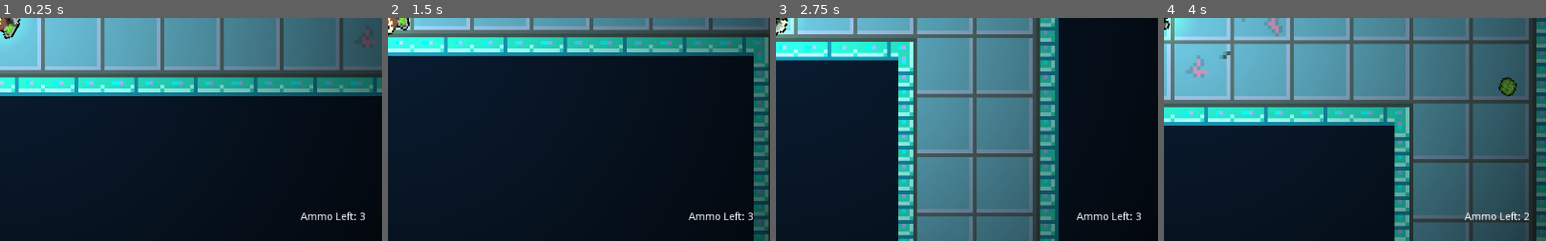
Above: before the commit, frames 1-4 (left to right).
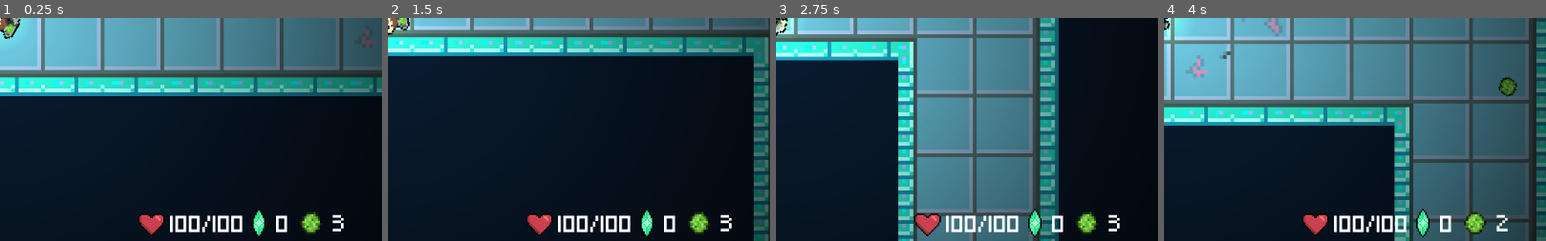
Above: after the commit, the same moments.

Repository: godofecht/Decomposition-Godofecht
Game: Godot game, scene res://World/Levels/Level1/Level1.tscn
The game is run twice, just before and just after one commit, with the same random seed, the same clock (stepped at 60 frames per second) and the same inputs. This scene is started directly instead of the project's main scene.
Inputs (mouse positions are % of the whole screen's width and height, from its top left):
- Up to frame 1 (0.25 s): no input
- Up to frame 2 (1.5 s): move the mouse to (72, 45) at 0.52 s; hold Right 0.53-1.28 s; hold S (KEY_DOWN) 0.53-1.28 s; tap Space at 0.77 s; move the mouse to (30, 55) at 1.27 s; hold Down from 1.28 s (still down); tap A (KEY_LEFT) at 1.35 s
- Up to frame 3 (2.75 s): tap Space at 1.52 s; move the mouse to (60, 28) at 2.02 s; release Down at 2.03 s; hold Right from 2.03 s (still down); hold D (KEY_RIGHT) from 2.03 s (still down)
- Up to frame 4 (4 s): move the mouse to (45, 70) at 2.77 s; release Right at 2.78 s; release D (KEY_RIGHT) at 2.78 s; hold Up 2.78-3.53 s; tap W (KEY_UP) at 2.85 s; tap Space at 3.02, 3.77 s; move the mouse to (80, 65) at 3.52 s; hold Left from 3.53 s (still down); click (80, 65) at 3.6 s
The pictures show only the part of the screen within x 50-100%, y 50-100%; the shares and areas given below are measured in that part.

The runs differ from the first frame. In frame 1, 2.6% of the frame differs, in the area x 36-96%, y 86-98%; in frame 2, 2.6%; in frame 3, 2.7%; in frame 4, 2.7%, in the area x 36-96%, y 85-99%.

Commit message:
added player ui

Diff:
--- a/World/Levels/Level1/Level1.gd
+++ b/World/Levels/Level1/Level1.gd
@@ -24,7 +24,7 @@
 			A2D[1].open()
 
 func _on_Player_AmmoChange(value) -> void:
-	AmmoUI.text = "Ammo Left: %s" % value
+	AmmoUI.text = "%s" % value
 
 
 func _on_BossTrigger_body_entered(body: Node) -> void:
--- a/World/Levels/Level1/Level1.tscn
+++ b/World/Levels/Level1/Level1.tscn
@@ -1,7 +1,8 @@
-[gd_scene load_steps=64 format=2]
+[gd_scene load_steps=78 format=2]
 
 [ext_resource path="res://World/WorldTileset.png" type="Texture" id=1]
 [ext_resource path="res://Shader/Rectangle 1.png" type="Texture" id=2]
+[ext_resource path="res://Bullet/Bacteria_Particles.png" type="Texture" id=3]
 [ext_resource path="res://World/Camera2D.gd" type="Script" id=4]
 [ext_resource path="res://World/Levels/Level1/Level1.gd" type="Script" id=5]
 [ext_resource path="res://World/NextLevelNode/NextLevel.tscn" type="PackedScene" id=6]
@@ -13,6 +14,9 @@
 [ext_resource path="res://Turret/Turret.tscn" type="PackedScene" id=12]
 [ext_resource path="res://World/Door/Door.tscn" type="PackedScene" id=13]
 [ext_resource path="res://Player/Player.tscn" type="PackedScene" id=14]
+[ext_resource path="res://World/Fonts/Pixeled.ttf" type="DynamicFontData" id=15]
+[ext_resource path="res://Crystal/Crystal.png" type="Texture" id=16]
+[ext_resource path="res://World/Heart.png" type="Texture" id=17]
 
 [sub_resource type="ConvexPolygonShape2D" id=1]
 points = PoolVector2Array( 0, 0, 16, 0, 16, 16, 0, 16 )
@@ -522,7 +526,59 @@
 3/shapes = [  ]
 3/z_index = 0
 
-[sub_resource type="RectangleShape2D" id=51]
+[sub_resource type="DynamicFont" id=54]
+size = 18
+font_data = ExtResource( 15 )
+
+[sub_resource type="AtlasTexture" id=50]
+atlas = ExtResource( 3 )
+region = Rect2( 0, 0, 16, 16 )
+
+[sub_resource type="AtlasTexture" id=51]
+atlas = ExtResource( 3 )
+region = Rect2( 16, 0, 16, 16 )
+
+[sub_resource type="SpriteFrames" id=52]
+animations = [ {
+"frames": [ SubResource( 50 ), SubResource( 51 ) ],
+"loop": true,
+"name": "default",
+"speed": 5.0
+} ]
+
+[sub_resource type="AtlasTexture" id=55]
+atlas = ExtResource( 16 )
+region = Rect2( 0, 0, 32, 32 )
+
+[sub_resource type="AtlasTexture" id=56]
+atlas = ExtResource( 16 )
+region = Rect2( 32, 0, 32, 32 )
+
+[sub_resource type="SpriteFrames" id=57]
+animations = [ {
+"frames": [ SubResource( 55 ), SubResource( 56 ) ],
+"loop": true,
+"name": "default",
+"speed": 5.0
+} ]
+
+[sub_resource type="AtlasTexture" id=58]
+atlas = ExtResource( 17 )
+region = Rect2( 0, 0, 18, 18 )
+
+[sub_resource type="AtlasTexture" id=59]
+atlas = ExtResource( 17 )
+region = Rect2( 18, 0, 18, 18 )
+
+[sub_resource type="SpriteFrames" id=60]
+animations = [ {
+"frames": [ SubResource( 58 ), SubResource( 59 ) ],
+"loop": true,
+"name": "default",
+"speed": 5.0
+} ]
+
+[sub_resource type="RectangleShape2D" id=53]
 extents = Vector2( 21.353, 21.9918 )
 
 [node name="Level1" type="Node2D"]
@@ -557,6 +613,8 @@
 [node name="UI" type="CanvasLayer" parent="."]
 
 [node name="HUD" type="Control" parent="UI"]
+anchor_left = 1.0
+anchor_top = 1.0
 anchor_right = 1.0
 anchor_bottom = 1.0
 margin_left = 0.149902
@@ -568,16 +626,65 @@
 [node name="Ammo" type="Label" parent="UI/HUD"]
 anchor_right = 1.0
 anchor_bottom = 1.0
-margin_left = 8.0
-margin_top = 15.0
-margin_right = -22.0
-margin_bottom = -25.0
-text = "Ammo Left: 3"
-align = 2
-valign = 2
+margin_left = -65.8774
+margin_top = -52.6277
+margin_right = 31.1226
+margin_bottom = -1.62775
+custom_fonts/font = SubResource( 54 )
+text = "3"
+valign = 1
 __meta__ = {
 "_edit_use_anchors_": false
 }
+
+[node name="BulletSprite" type="AnimatedSprite" parent="UI/HUD"]
+position = Vector2( -95.1522, -24.4901 )
+scale = Vector2( 3, 3 )
+frames = SubResource( 52 )
+frame = 1
+playing = true
+
+[node name="Crystals" type="Label" parent="UI/HUD"]
+anchor_right = 1.0
+anchor_bottom = 1.0
+margin_left = -142.208
+margin_top = -52.3364
+margin_right = -45.2075
+margin_bottom = 52.6636
+custom_fonts/font = SubResource( 54 )
+text = "0
+"
+valign = 1
+__meta__ = {
+"_edit_use_anchors_": false
+}
+
+[node name="CrystalSprite" type="AnimatedSprite" parent="UI/HUD"]
+position = Vector2( -163.956, -22.6682 )
+scale = Vector2( 2, 2 )
+frames = SubResource( 57 )
+playing = true
+
+[node name="Health" type="Label" parent="UI/HUD"]
+anchor_right = 1.0
+anchor_bottom = 1.0
+margin_left = -283.687
+margin_top = -79.1922
+margin_right = -183.687
+margin_bottom = 25.8078
+custom_fonts/font = SubResource( 54 )
+text = "100/100"
+valign = 1
+__meta__ = {
+"_edit_use_anchors_": false
+}
+
+[node name="Heart" type="AnimatedSprite" parent="UI/HUD"]
+position = Vector2( -309.412, -23.0233 )
+scale = Vector2( 2, 2 )
+frames = SubResource( 60 )
+frame = 1
+playing = true
 
 [node name="YSort - Entities" type="YSort" parent="."]
 
Binary file added: World/Heart.png
Not shown, added: World/Heart.png.import
Not shown: 1 places in World/Levels/Level1/Level1.tscn that only renumber resources
